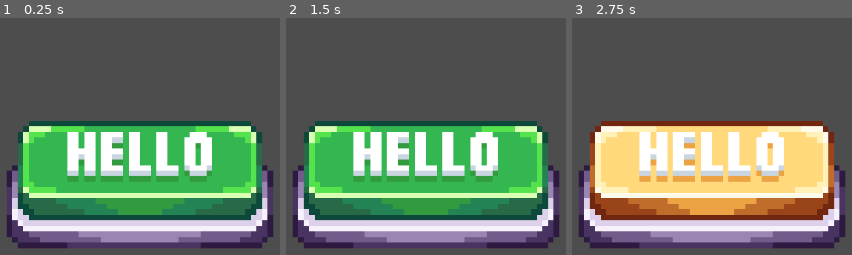
Above: before the commit, frames 1-3 (left to right).
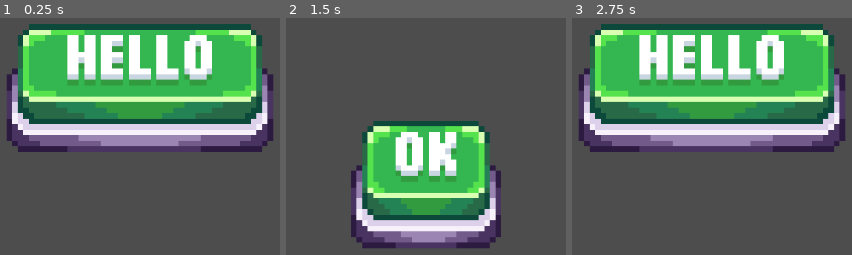
Above: after the commit, the same moments.

Repository: Nathaniel-Rabaya-CSUB/Hello
Game: Godot game, scene res://scenes/hello_page/hello.tscn
Same seed, same stepped clock (60 frames per second), same inputs: the game is played once before the commit and once after it. Before the commit the project starts from res://scenes/hello.tscn.
Inputs (mouse positions are in pixels of both pictures, inside the frame that each line leads up to):
- Up to frame 1 (0.25 s): no input
- Up to frame 2 (1.5 s): click (426, 181) at 0.52 s; click (426, 84) at 1.27 s
- Up to frame 3 (2.75 s): click (712, 181) at 2 s

The runs differ from the first frame. In frame 1, 85% of the frame differs, in the area x 2-98%, y 2-98%; in frame 2, 36%; in frame 3, 86%.

Commit message:
Added Button Functionality

Diff:
--- a/hello_world.gd
+++ /dev/null
@@ -1,5 +0,0 @@
-extends Control
-
-
-func hello_button_pressed() -> void:
-	pass # Replace with function body.
--- a/project.godot
+++ b/project.godot
@@ -11,7 +11,7 @@
 [application]
 
 config/name="Hello"
-run/main_scene="res://scenes/hello.tscn"
+run/main_scene="res://scenes/hello_page/hello.tscn"
 config/features=PackedStringArray("4.4", "Forward Plus")
 config/icon="res://icon.svg"
 
@@ -19,6 +19,7 @@
 
 window/size/viewport_width=1080
 window/size/viewport_height=720
+window/auto_accept_quit=false
 
 [rendering]
 
--- a/scenes/hello.tscn
+++ /dev/null
@@ -1,32 +0,0 @@
-[gd_scene load_steps=4 format=3 uid="uid://siyfo5byb75j"]
-
-[ext_resource type="Texture2D" uid="uid://cmoya445norwi" path="res://assets/buttons/hello_button.png" id="1_p3r8j"]
-[ext_resource type="Texture2D" uid="uid://de4esqruv34fm" path="res://assets/buttons/hello_button_clicked.png" id="2_k4cps"]
-[ext_resource type="Texture2D" uid="uid://b2jyfcudvrlj2" path="res://assets/buttons/hello_button_hover.png" id="3_y0xoj"]
-
-[node name="Control" type="Control"]
-layout_mode = 3
-anchors_preset = 15
-anchor_right = 1.0
-anchor_bottom = 1.0
-grow_horizontal = 2
-grow_vertical = 2
-
-[node name="TextureButton" type="TextureButton" parent="."]
-custom_minimum_size = Vector2(360, 180)
-layout_mode = 1
-anchors_preset = 8
-anchor_left = 0.5
-anchor_top = 0.5
-anchor_right = 0.5
-anchor_bottom = 0.5
-offset_left = -180.0
-offset_top = 40.0
-offset_right = 180.0
-offset_bottom = 220.0
-grow_horizontal = 2
-grow_vertical = 2
-texture_normal = ExtResource("1_p3r8j")
-texture_pressed = ExtResource("2_k4cps")
-texture_hover = ExtResource("3_y0xoj")
-stretch_mode = 5
--- /dev/null
+++ b/scenes/hello_page/hello.gd
@@ -0,0 +1,5 @@
+extends Control
+
+func hello_button_pressed() -> void:
+	print("The 'Hello' button has been pressed")
+	get_tree().change_scene_to_file("res://scenes/hello_world_page/hello_world.tscn")
--- /dev/null
+++ b/scenes/hello_page/hello.tscn
@@ -0,0 +1,36 @@
+[gd_scene load_steps=5 format=3 uid="uid://siyfo5byb75j"]
+
+[ext_resource type="Script" uid="uid://bpb3uifglf2o2" path="res://scenes/hello_page/hello.gd" id="1_nubo1"]
+[ext_resource type="Texture2D" uid="uid://cmoya445norwi" path="res://assets/buttons/hello_button.png" id="2_svssl"]
+[ext_resource type="Texture2D" uid="uid://de4esqruv34fm" path="res://assets/buttons/hello_button_clicked.png" id="3_pbtvg"]
+[ext_resource type="Texture2D" uid="uid://b2jyfcudvrlj2" path="res://assets/buttons/hello_button_hover.png" id="4_i5i5q"]
+
+[node name="hello_page" type="Control"]
+layout_mode = 3
+anchors_preset = 15
+anchor_right = 1.0
+anchor_bottom = 1.0
+grow_horizontal = 2
+grow_vertical = 2
+script = ExtResource("1_nubo1")
+
+[node name="hello_button" type="TextureButton" parent="."]
+custom_minimum_size = Vector2(360, 180)
+layout_mode = 1
+anchors_preset = 8
+anchor_left = 0.5
+anchor_top = 0.5
+anchor_right = 0.5
+anchor_bottom = 0.5
+offset_left = -180.0
+offset_top = -90.0
+offset_right = 180.0
+offset_bottom = 90.0
+grow_horizontal = 2
+grow_vertical = 2
+texture_normal = ExtResource("2_svssl")
+texture_pressed = ExtResource("3_pbtvg")
+texture_hover = ExtResource("4_i5i5q")
+stretch_mode = 5
+
+[connection signal="pressed" from="hello_button" to="." method="hello_button_pressed"]
--- /dev/null
+++ b/scenes/hello_world_page/hello_world.gd
@@ -0,0 +1,5 @@
+extends Control
+
+func ok_button_pressed() -> void:
+	print("The 'OK' button has been pressed")
+	get_tree().change_scene_to_file("res://scenes/hello_page/hello.tscn")
--- /dev/null
+++ b/scenes/hello_world_page/hello_world.tscn
@@ -0,0 +1,36 @@
+[gd_scene load_steps=5 format=3 uid="uid://ci25eepsatnm8"]
+
+[ext_resource type="Script" uid="uid://dvs1vi0uytdm" path="res://scenes/hello_world_page/hello_world.gd" id="1_nhx83"]
+[ext_resource type="Texture2D" uid="uid://cw5auqh4absm5" path="res://assets/buttons/ok_button.png" id="2_4qxdk"]
+[ext_resource type="Texture2D" uid="uid://c7xb5bb8jj6ml" path="res://assets/buttons/ok_button_clicked.png" id="3_fglta"]
+[ext_resource type="Texture2D" uid="uid://blbaigrquyea0" path="res://assets/buttons/ok_button_hover.png" id="4_b8fo7"]
+
+[node name="Control" type="Control"]
+layout_mode = 3
+anchors_preset = 15
+anchor_right = 1.0
+anchor_bottom = 1.0
+grow_horizontal = 2
+grow_vertical = 2
+script = ExtResource("1_nhx83")
+
+[node name="TextureButton" type="TextureButton" parent="."]
+custom_minimum_size = Vector2(232.5, 180)
+layout_mode = 1
+anchors_preset = 8
+anchor_left = 0.5
+anchor_top = 0.5
+anchor_right = 0.5
+anchor_bottom = 0.5
+offset_left = -116.25
+offset_top = 40.0
+offset_right = 116.25
+offset_bottom = 220.0
+grow_horizontal = 2
+grow_vertical = 2
+texture_normal = ExtResource("2_4qxdk")
+texture_pressed = ExtResource("3_fglta")
+texture_hover = ExtResource("4_b8fo7")
+stretch_mode = 5
+
+[connection signal="pressed" from="TextureButton" to="." method="ok_button_pressed"]
Binary file changed: assets/buttons/hello_button.png
Binary file added: assets/buttons/ok_button.png
Not shown, added: assets/buttons/ok_button.png.import
Binary file added: assets/buttons/ok_button_clicked.png
Not shown, added: assets/buttons/ok_button_clicked.png.import
Binary file added: assets/buttons/ok_button_hover.png
Not shown, added: assets/buttons/ok_button_hover.png.import
Not shown, removed: hello_world.gd.uid
Not shown, added: scenes/hello_page/hello.gd.uid
Not shown, added: scenes/hello_world_page/hello_world.gd.uid
